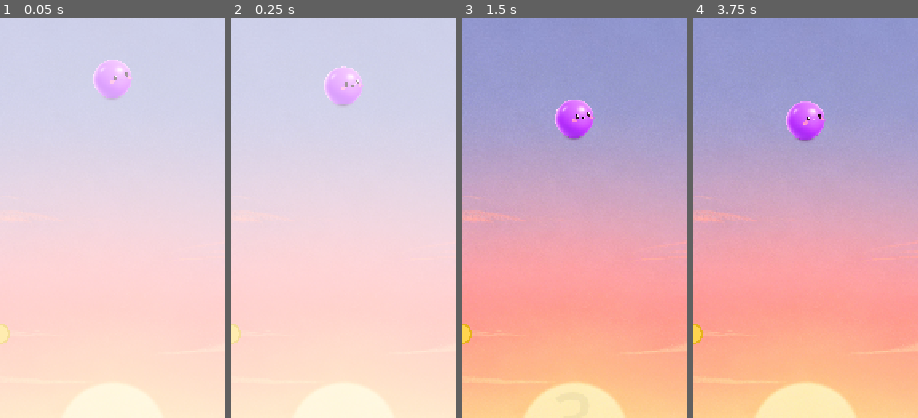
Above: before the commit, frames 1-4 (left to right).
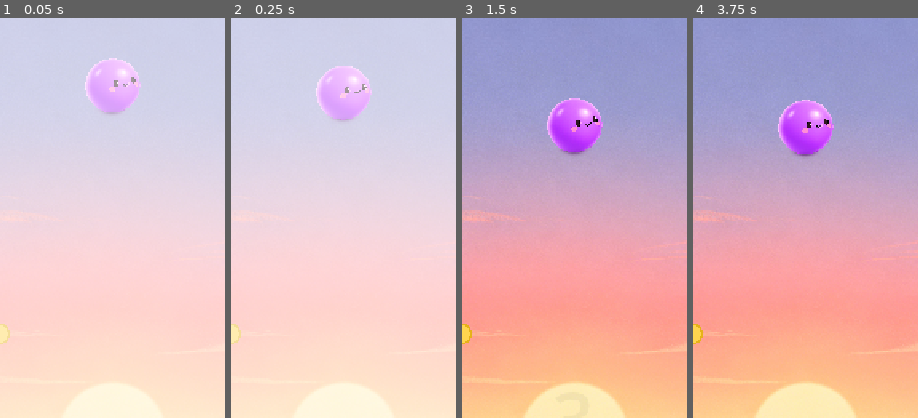
Above: after the commit, the same moments.

Repository: day-dreamer-11/bounce-line-
Game: Godot game, scene res://scenes/TrailDemo.tscn
The game is run twice, just before and just after one commit, with the same random seed, the same clock (stepped at 60 frames per second) and the same inputs.
Inputs (mouse positions are % of the whole screen's width and height, from its top left):
- Up to frame 1 (0.05 s): no input
- Up to frame 2 (0.25 s): no input
- Up to frame 3 (1.5 s): click "开始游戏" at 0.5 s; tap Enter at 1.25 s; move the mouse to (72, 45) at 1.27 s; click (72, 45) at 1.42 s
- Up to frame 4 (3.75 s): tap Space at 2, 3.5 s; drag from (30, 55) to (77, 70) at 2.02 s; tap Enter at 2.75 s; move the mouse to (60, 28) at 2.77 s; click (60, 28) at 2.92 s; drag from (45, 70) to (16, 43) at 3.52 s
The pictures show only the part of the screen within x 25-75%, y 0-50%; the shares and areas given below are measured in that part.

The runs differ from the first frame. In frame 1, 1.5% of the frame differs, in the area x 37-63%, y 10-24%; in frame 2, 1.5%; in frame 3, 2.0%, in the area x 37-63%, y 20-35%; in frame 4, 2.0%.

Commit message:
fix: Ball scale 0.22, collision auto-computed from display size
1024px texture * 0.22 = 225px diameter, collision radius = 112.5

Co-Authored-By: Claude Opus 4.7 <noreply@anthropic.com>

Diff:
--- a/scripts/ball.gd
+++ b/scripts/ball.gd
@@ -1,7 +1,7 @@
 extends RigidBody2D
 ## Player ball — texture from assets/ball.png, collision matches displayed size.
 
-const DISPLAY_RADIUS := 80.0
+const BALL_SCALE := 0.22
 
 signal fell_off_screen
 
@@ -26,12 +26,12 @@
 
 	var sprite := Sprite2D.new()
 	sprite.texture = tex
-	var tex_size: float = tex.get_width()
-	sprite.scale = Vector2(DISPLAY_RADIUS * 2 / tex_size, DISPLAY_RADIUS * 2 / tex_size)
+	sprite.scale = Vector2(BALL_SCALE, BALL_SCALE)
 	add_child(sprite)
 
+	var displayed_radius: float = tex.get_width() * BALL_SCALE / 2.0
 	var shape := CircleShape2D.new()
-	shape.radius = DISPLAY_RADIUS
+	shape.radius = displayed_radius
 	$CollisionShape2D.shape = shape
 
 
